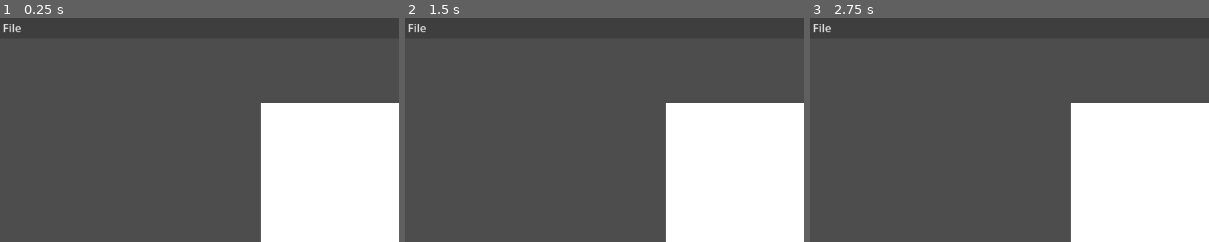
Above: before the commit, frames 1-3 (left to right).
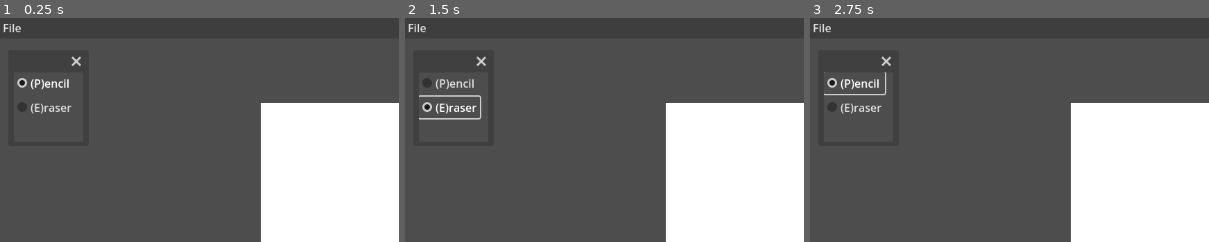
Above: after the commit, the same moments.

Repository: eatablekolas/PUNKimate
Game: Godot game, scene res://scenes/main.tscn
The game is run twice, just before and just after one commit, with the same random seed, the same clock (stepped at 60 frames per second) and the same inputs.
Inputs (mouse positions are % of the whole screen's width and height, from its top left):
- Up to frame 1 (0.25 s): no input
- Up to frame 2 (1.5 s): click (6, 15) at 0.5 s, where only the run after the commit has a clickable "(P)encil"; click (6, 20) at 1.25 s, where only the run after the commit has a clickable "(E)raser"
- Up to frame 3 (2.75 s): click (6, 15) at 2 s, where only the run after the commit has a clickable "(P)encil"
The pictures show only the part of the screen within x 0-50%, y 0-50%; the shares and areas given below are measured in that part.

The runs differ from the first frame. In frame 1, 0.7% of the frame differs, in the area x 4-21%, y 17-43%; in frame 2, 1.0%, in the area x 3-21%, y 17-46%; in frame 3, 0.8%.

Commit message:
Added tool shortcuts

Diff:
--- a/project.godot
+++ b/project.godot
@@ -17,6 +17,10 @@
 config/icon="res://logo.png"
 config/windows_native_icon="res://logo.ico"
 
+[autoload]
+
+Settings="*res://scripts/settings.gd"
+
 [debug]
 
 gdscript/warnings/integer_division=0
@@ -28,6 +32,16 @@
 "events": [Object(InputEventKey,"resource_local_to_scene":false,"resource_name":"","device":-1,"window_id":0,"alt_press …(189 unchanged characters)…
 ]
 }
+pencil={
+"deadzone": 0.5,
+"events": [Object(InputEventKey,"resource_local_to_scene":false,"resource_name":"","device":-1,"window_id":0,"alt_pressed":false,"shift_pressed":false,"ctrl_pressed":false,"meta_pressed":false,"pressed":false,"keycode":0,"physical_keycode":80,"key_label":0,"unicode":112,"location":0,"echo":false,"script":null)
+]
+}
+eraser={
+"deadzone": 0.5,
+"events": [Object(InputEventKey,"resource_local_to_scene":false,"resource_name":"","device":-1,"window_id":0,"alt_pressed":false,"shift_pressed":false,"ctrl_pressed":false,"meta_pressed":false,"pressed":false,"keycode":0,"physical_keycode":69,"key_label":0,"unicode":101,"location":0,"echo":false,"script":null)
+]
+}
 
 [rendering]
 
--- a/scenes/interface.tscn
+++ b/scenes/interface.tscn
@@ -1,9 +1,11 @@
-[gd_scene load_steps=9 format=3 uid="uid://ba2hbn5aiqv6w"]
+[gd_scene load_steps=10 format=3 uid="uid://ba2hbn5aiqv6w"]
 
 [ext_resource type="Script" path="res://scripts/file.gd" id="1_2wjqt"]
 [ext_resource type="Script" path="res://scripts/interface.gd" id="1_mry0h"]
 [ext_resource type="Script" path="res://scripts/new_file_window.gd" id="2_o5p6j"]
 [ext_resource type="Script" path="res://scripts/tool_window.gd" id="4_1p8sq"]
+
+[sub_resource type="ButtonGroup" id="ButtonGroup_lxcdk"]
 
 [sub_resource type="InputEventKey" id="InputEventKey_wxnug"]
 device = -1
@@ -31,19 +33,27 @@
 
 [node name="ToolWindow" type="Window" parent="SubWindows"]
 position = Vector2i(20, 80)
-visible = false
 transient = true
+exclusive = true
 unresizable = true
 always_on_top = true
 script = ExtResource("4_1p8sq")
 
-[node name="VBoxContainer" type="VBoxContainer" parent="SubWindows/ToolWindow"]
+[node name="Tools" type="VBoxContainer" parent="SubWindows/ToolWindow"]
+unique_name_in_owner = true
 offset_right = 40.0
 offset_bottom = 40.0
 
-[node name="Button" type="Button" parent="SubWindows/ToolWindow/VBoxContainer"]
+[node name="Pencil" type="CheckBox" parent="SubWindows/ToolWindow/Tools"]
 layout_mode = 2
-text = "(B)rush"
+button_pressed = true
+button_group = SubResource("ButtonGroup_lxcdk")
+text = "(P)encil"
+
+[node name="Eraser" type="CheckBox" parent="SubWindows/ToolWindow/Tools"]
+layout_mode = 2
+button_group = SubResource("ButtonGroup_lxcdk")
+text = "(E)raser"
 
 [node name="ColorRect" type="ColorRect" parent="."]
 anchors_preset = 10
--- a/scripts/camera.gd
+++ b/scripts/camera.gd
@@ -1,7 +1,7 @@
 extends Camera2D
 
 const ZOOM_INCREMENT: float = 0.125
-const ZOOM_MIN: float = 0.25
+const ZOOM_MIN: float = 0.125
 const ZOOM_MAX: float = 10.0
 
 var panning: bool = false
--- a/scripts/interface.gd
+++ b/scripts/interface.gd
@@ -6,8 +6,8 @@
 	resolution_chosen.emit(width, height)
 
 func _ready() -> void:
-	var base_position = DisplayServer.window_get_position()
+	#var base_position = DisplayServer.window_get_position()
 
 	for window: Window in %SubWindows.get_children():
-		window.position += base_position
-		#window.show()
+		#window.position += base_position
+		window.show()
--- /dev/null
+++ b/scripts/settings.gd
@@ -0,0 +1,24 @@
+extends Node
+
+class Tool:
+	var name: String = "ERROR"
+	var order: int = 0
+	static var last_order: int = -1
+
+	static func create(name: String, order: int = -1) -> Tool:
+		var tool: Tool = Tool.new()
+		tool.name = name
+		tool.order = (order if order != -1 else last_order + 1)
+		last_order = tool.order
+
+		return tool
+
+var CURRENT_TOOL: int = 0
+var TOOLS: Array[Tool] = []
+
+func _ready() -> void:
+	TOOLS.append(Tool.create("Pencil"))
+	TOOLS.append(Tool.create("Eraser"))
+
+	#for tool: Tool in TOOLS:
+		#print(tool.name, "\t", tool.order)
--- a/scripts/tool_window.gd
+++ b/scripts/tool_window.gd
@@ -1,20 +1,36 @@
 extends Window
 
-@onready var min_x = self.position.x
-@onready var min_y = self.position.y
+@onready var min_x: int = self.position.x
+@onready var min_y: int = self.position.y
+
+var tools: Dictionary = {}
+
+func _ready() -> void:
+	#for check_box: CheckBox in %Tools.get_children():
+		#check_box.queue_free()
+	#
+	#for tool: Settings.Tool in Settings.TOOLS:
+		#pass
+
+	for check_box: CheckBox in %Tools.get_children():
+		tools[check_box.name.to_lower()] = check_box
+
+func _process(_delta: float) -> void:
+	var game_window_size: Vector2 = self.owner.get_viewport().get_visible_rect().size
+
+	if position.x < min_x:
+		position.x = int(min_x)
+	if position.x > game_window_size.x - min_x - self.size.x:
+		position.x = int(game_window_size.x - min_x - self.size.x)
+	if position.y < min_y:
+		position.y = int(min_y)
+	if position.y > game_window_size.y - min_y - self.size.y / 2:
+		position.y = int(game_window_size.y - min_y - self.size.y / 2)
+
+	for tool_name: String in tools:
+		if Input.is_action_just_pressed(tool_name):
+			var check_box: CheckBox = tools[tool_name]
+			check_box.button_pressed = true
 
 func _on_close_requested() -> void:
 	self.hide()
-
-func _process(_delta: float) -> void:
-	var game_window_size: Vector2 = self.owner.get_viewport().get_visible_rect().size
-	#print(game_window_size, "\t", position)
-
-	if position.x < min_x:
-		position.x = int(min_x)
-	if position.x > game_window_size.x - min_x:
-		position.x = int(game_window_size.x - min_x)
-	if position.y < min_y:
-		position.y = int(min_y)
-	if position.y > game_window_size.y - min_y:
-		position.y = int(game_window_size.y - min_y)
